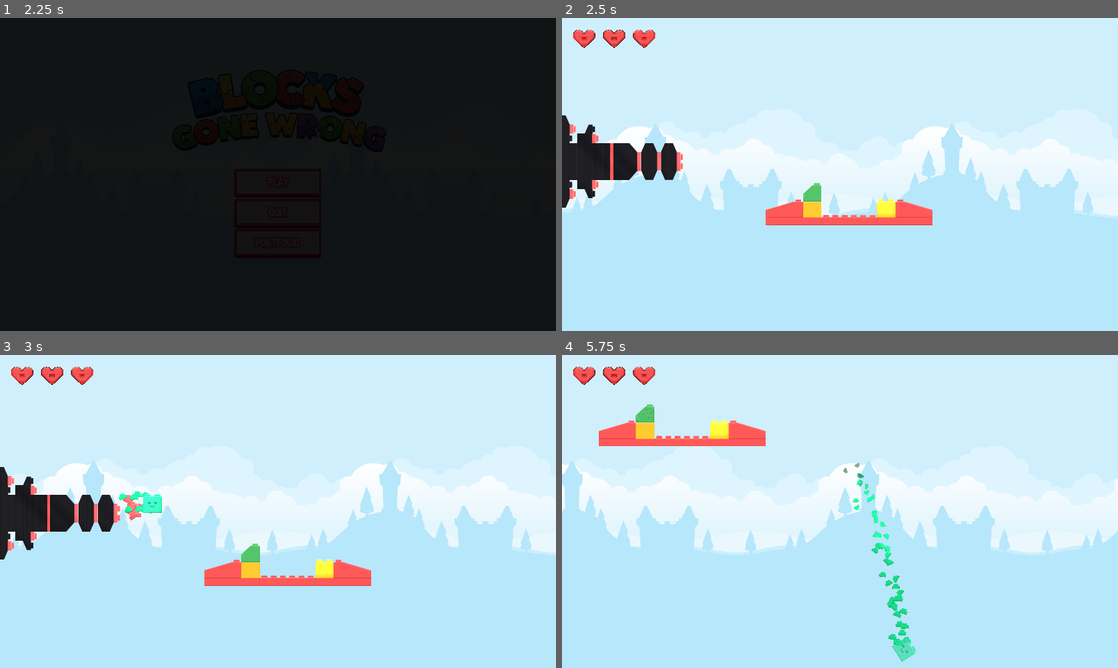
Above: before the commit, frames 1-4 (two rows, left to right).
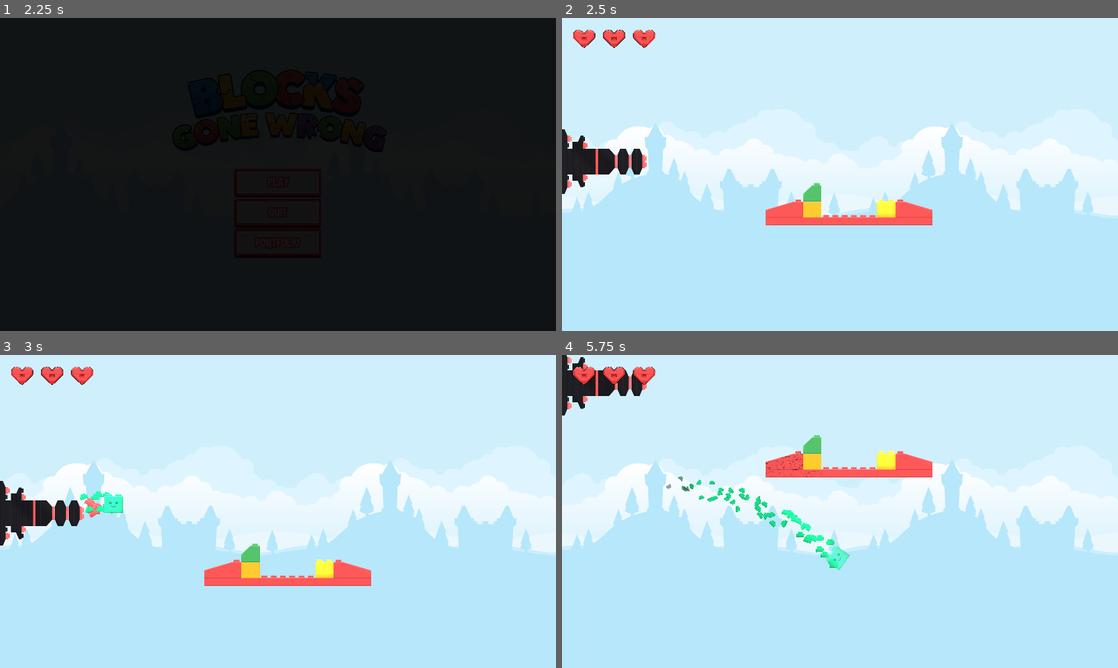
Above: after the commit, the same moments.

Repository: mlotr/Blocks_Gone_Wrong
Game: Godot game, scene res://scenes/title_screen.tscn
Same seed, same stepped clock (60 frames per second), same inputs: the game is played once before the commit and once after it. The project has no main scene, so this scene is started directly. Sound files missing from this copy of the repository are replaced by a short silence.
Inputs (mouse positions are in pixels of both pictures, inside the frame that each line leads up to):
- Up to frame 1 (2.25 s): click "PLAY" at 0.5 s; click "PLAY" at 1.25 s; move the mouse to (400, 158) at 2.02 s; press the mouse at (400, 158) at 2.03 s; hold Up (ui_up) from 2.03 s (still down)
- Up to frame 2 (2.5 s): keep holding Up (ui_up)
- Up to frame 3 (3 s): move the mouse to (166, 527) at 2.77 s; release Up (ui_up) at 2.78 s; release the mouse at (166, 527) at 2.78 s; hold Down (ui_down) from 2.78 s (still down); click (166, 527) at 2.85 s
- Up to frame 4 (5.75 s): move the mouse to (895, 442) at 3.52 s; release Down (ui_down) at 3.53 s; press the mouse at (895, 442) at 3.53 s; hold Up (ui_up) 3.53-5.03 s; move the mouse to (812, 574) at 4.27 s; release the mouse at (812, 574) at 4.28 s; click (812, 574) at 4.35 s; move the mouse to (1006, 558) at 5.02 s; press the mouse at (1006, 558) at 5.03 s; hold Down (ui_down) from 5.03 s (still down)

Frame 1 is identical in both runs. In frame 2, 1.8% of the frame differs, in the area x 0-22%, y 31-61%; in frame 3, 2.3%; in frame 4, 16%, in the area x 0-100%, y 0-98%.

Commit message:
Resized cannon, set camera top limit

Diff:
--- a/scenes/cannon.tscn
+++ b/scenes/cannon.tscn
@@ -65,6 +65,7 @@
 colors = PackedColorArray(1, 1, 1, 1, 0, 0, 0, 0)
 
 [node name="Cannon" type="CharacterBody2D"]
+scale = Vector2(0.7, 0.7)
 script = ExtResource("1_gacex")
 bullet_scene = ExtResource("2_60g0n")
 
--- a/scenes/hud.tscn
+++ b/scenes/hud.tscn
@@ -1,7 +1,8 @@
-[gd_scene load_steps=3 format=3 uid="uid://du37ei57qnfmg"]
+[gd_scene load_steps=4 format=3 uid="uid://du37ei57qnfmg"]
 
 [ext_resource type="Script" path="res://scripts/hud.gd" id="1_gw07i"]
 [ext_resource type="PackedScene" uid="uid://cutbnl0nifuu5" path="res://scenes/life_ui.tscn" id="2_j7pkw"]
+[ext_resource type="AudioStream" uid="uid://dp07m8wlv46g" path="res://sounds/Special Collectible 9-1.wav" id="3_gc100"]
 
 [node name="HUD" type="CanvasLayer"]
 script = ExtResource("1_gw07i")
@@ -19,3 +20,6 @@
 layout_mode = 0
 offset_right = 40.0
 offset_bottom = 40.0
+
+[node name="FallbackSFX" type="AudioStreamPlayer" parent="."]
+stream = ExtResource("3_gc100")
--- a/scenes/level_1.tscn
+++ b/scenes/level_1.tscn
@@ -49,6 +49,7 @@
 [node name="GameCamera" type="Camera2D" parent="." groups=["Camera"]]
 position = Vector2(960, 536)
 limit_left = 0
+limit_top = -2500
 limit_right = 2500
 limit_bottom = 1500
 limit_smoothed = true
--- a/scripts/game_camera.gd
+++ b/scripts/game_camera.gd
@@ -15,6 +15,7 @@
 var _cannon: Node2D
 var _target: Node2D
 
+
 # Shake variables
 var rng := RandomNumberGenerator.new()
 var base_offset: Vector2
@@ -29,6 +30,7 @@
 	if cannon_path:
 		_cannon = get_node(cannon_path)
 		_target = _cannon
+
 
 func _process(delta: float) -> void:
 	# 1. Determine the target
@@ -75,6 +77,7 @@
 		# Fallback to Cannon
 		_target = _cannon
 
+
 # Logic for camera shake
 func random_offset(strength: float) -> Vector2:
 	return Vector2(
--- a/scripts/game_manager.gd
+++ b/scripts/game_manager.gd
@@ -4,7 +4,7 @@
 @export var hud_path: NodePath
 
 @export var result_screen_scene: PackedScene
-@onready var ui_layer = get_parent().get_node("UILayer") # O assegna via export
+@onready var ui_layer = get_parent().get_node("UILayer")
 
 var _current_lives: int
 var _blocks_remaining: int = 0
@@ -18,28 +18,23 @@
 		_hud_ref = get_node(hud_path)
 		_hud_ref.setup_lives(total_lives)
 
-	# 2. Conta i blocchi
-	# IMPORTANTE: Assicurati che i blocchi siano nel gruppo "Destructible"
+	# 2. Count blocks
 	var blocks = get_tree().get_nodes_in_group("Destructible")
 	_blocks_remaining = blocks.size()
 
-	# 3. Connetti i segnali dei blocchi
+	# 3. Connect bloocks signals
 	for block in blocks:
-		# Assumiamo che il blocco emetta un segnale 'destroyed'
 		if block.has_signal("destroyed"):
 			block.destroyed.connect(_on_block_destroyed)
 
-	# Nota: Per il Bullet, poiché viene istanziato dinamicamente dal Cannone,
-	# non possiamo connetterlo qui nel _ready.
-	# Useremo un segnale globale o un metodo chiamato dal Bullet stesso.
 
-# Funzione chiamata dal Bullet quando esce dallo schermo
+# Called from Bullet on exiting screen
 func _on_life_lost():
 	if _current_lives <= 0: return # Già morto
 
 	_current_lives -= 1
 
-	# Aggiorna l'HUD (toglie l'ultimo cuore rimasto)
+	# Update HUD
 	if _hud_ref:
 		_hud_ref.drop_life(_current_lives)
 
--- a/scripts/hud.gd
+++ b/scripts/hud.gd
@@ -1,12 +1,12 @@
 extends CanvasLayer
 
-# Trascina qui la scena LifeUI.tscn
 @export var life_scene: PackedScene
 @onready var lives_container = $Control/HBoxContainer
+@onready var fallback_sfx = $FallbackSFX
 
-# Crea i cuori all'inizio
+# Create hearts
 func setup_lives(amount: int):
-	# Pulisci eventuali rimasugli (utile se riusi l'oggetto)
+	# Clean
 	for child in lives_container.get_children():
 		child.queue_free()
 
@@ -14,9 +14,12 @@
 		var life = life_scene.instantiate()
 		lives_container.add_child(life)
 
-# Chiamata quando si perde una vita
+# Called when life lost
 func drop_life(index: int):
-	# Ottieni il cuore corrispondente all'indice (es. l'ultimo della lista)
+	# Get heart corresponding to index
 	var lives = lives_container.get_children()
 	if index >= 0 and index < lives.size():
 		lives[index].lose_life_visual()
+
+	# Play fallback sfx
+	fallback_sfx.play()
